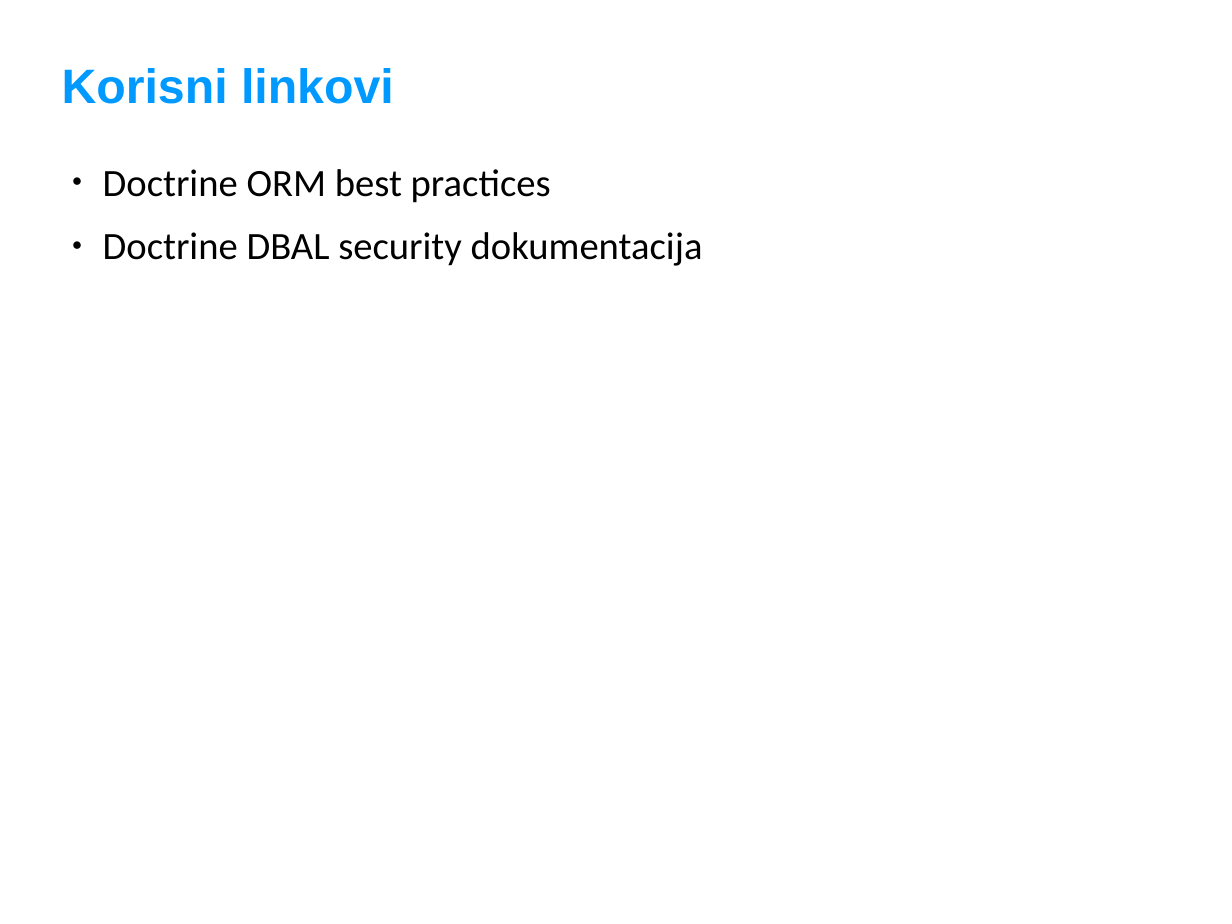
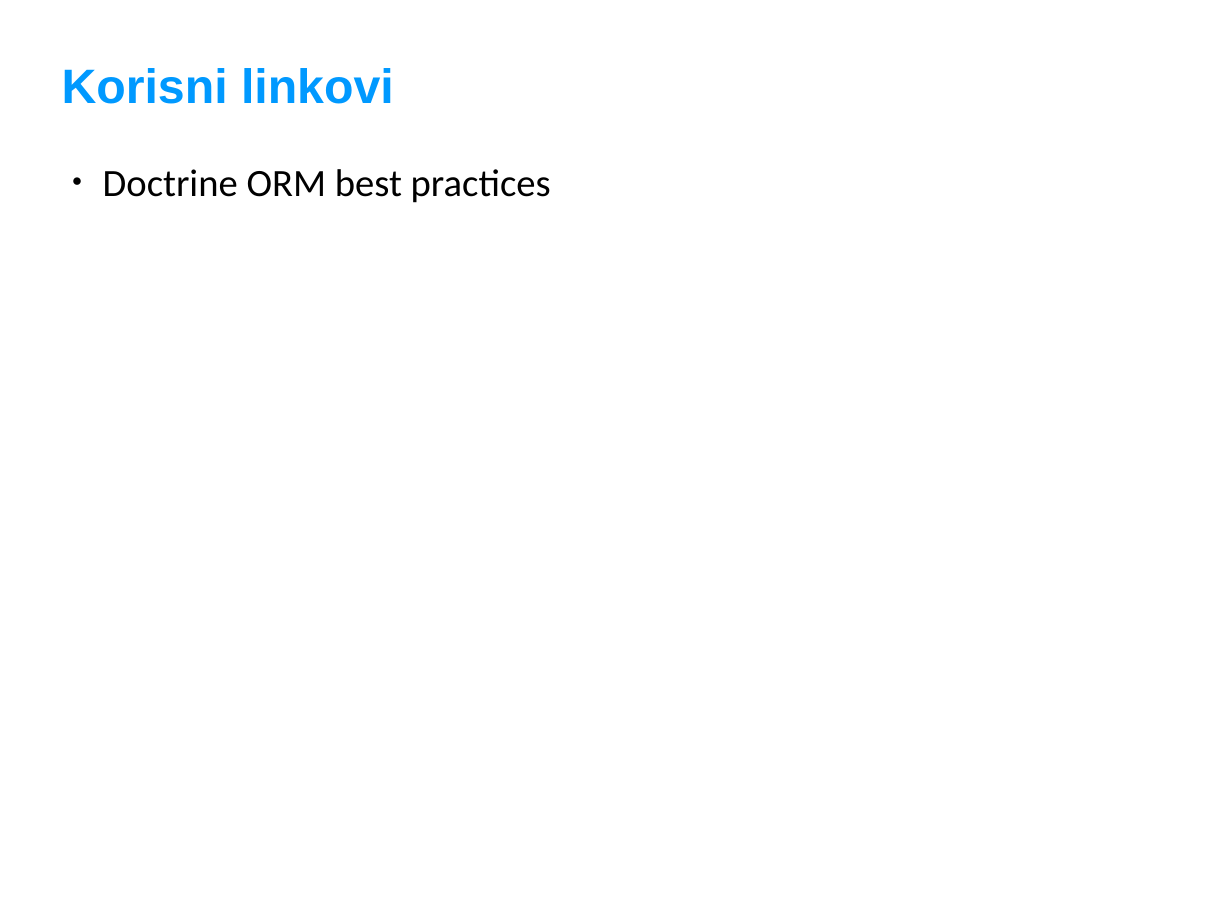
Before and after one commit to adriatichr/php-academy, a slide deck: slide 17 of predavanja/35 Doctrine ORM.odp. Drawn at 1232x924 pixels with LibreOffice and Linux fonts; fonts in the diff are those of the drawing; background and template pictures are left out. Boxes give left, top, right and bottom in pixels: in the first picture for what was removed or moved away, otherwise in the second. Text is boxed around its words. In the diff, an @@ line names an element or a change of style, - is before the commit and + after.

```diff
--- a/predavanja/35 Doctrine ORM.odp
+++ b/predavanja/35 Doctrine ORM.odp
@@ text at [103, 232, 703, 266]: paragraph removed @@
-● Doctrine DBAL security dokumentacija
```
Also in this commit, not shown: 2 other slides changed, 1 other file.
